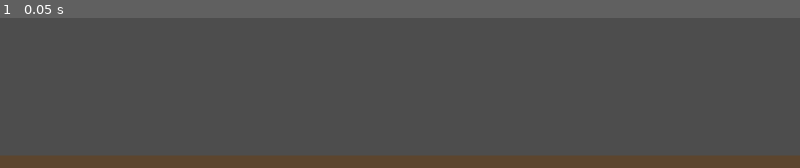
Above: before the commit, frame 1.
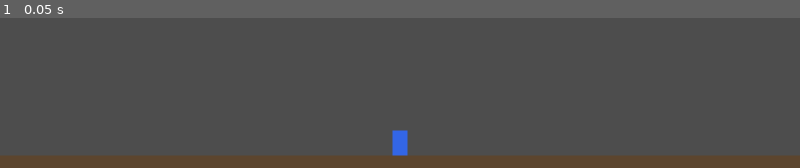
Above: after the commit, the same moment.

Repository: isjkms/Terrarium_Client
Game: Godot game, scene res://main.tscn
The game is run twice, just before and just after one commit, with the same random seed, the same clock (stepped at 60 frames per second) and the same inputs.
Inputs:
- Up to frame 1 (0.05 s): no input

The runs differ from the first frame. In frame 1, 0.3% of the frame differs, in the area x 49-51%, y 74-92%.

Commit message:
[CL-004][feat] 내 캐릭터 도형 렌더링
https://github.com/isjkms/Terrarium_Client/issues/3

Diff:
--- a/main.gd
+++ b/main.gd
@@ -4,6 +4,18 @@
 const WORLD_WIDTH := 1280.0
 const FLOOR_Y := 220.0
 
+## 캐릭터 도형 크기
+const CHAR_WIDTH := 24.0
+const CHAR_HEIGHT := 40.0
+
+## 내 캐릭터 (서버 연결 전 고정값). floor_x는 0.0~1.0 비율.
+var my_floor_x := 0.5
+const MY_COLOR := Color(0.2, 0.4, 0.9)  # p1 = 파랑
+
 func _draw() -> void:
 	# floorY 아래쪽을 바닥 영역으로 채운다. 윗변(y=FLOOR_Y)이 캐릭터가 서는 기준선.
 	draw_rect(Rect2(0, FLOOR_Y, WORLD_WIDTH, 240.0 - FLOOR_Y), Color(0.36, 0.27, 0.18))
+
+	# 내 캐릭터: 밑변이 바닥선(FLOOR_Y)에 닿도록 세운다.
+	var px := my_floor_x * WORLD_WIDTH
+	draw_rect(Rect2(px - CHAR_WIDTH / 2.0, FLOOR_Y - CHAR_HEIGHT, CHAR_WIDTH, CHAR_HEIGHT), MY_COLOR)
Not shown, added: main.gd.uid
